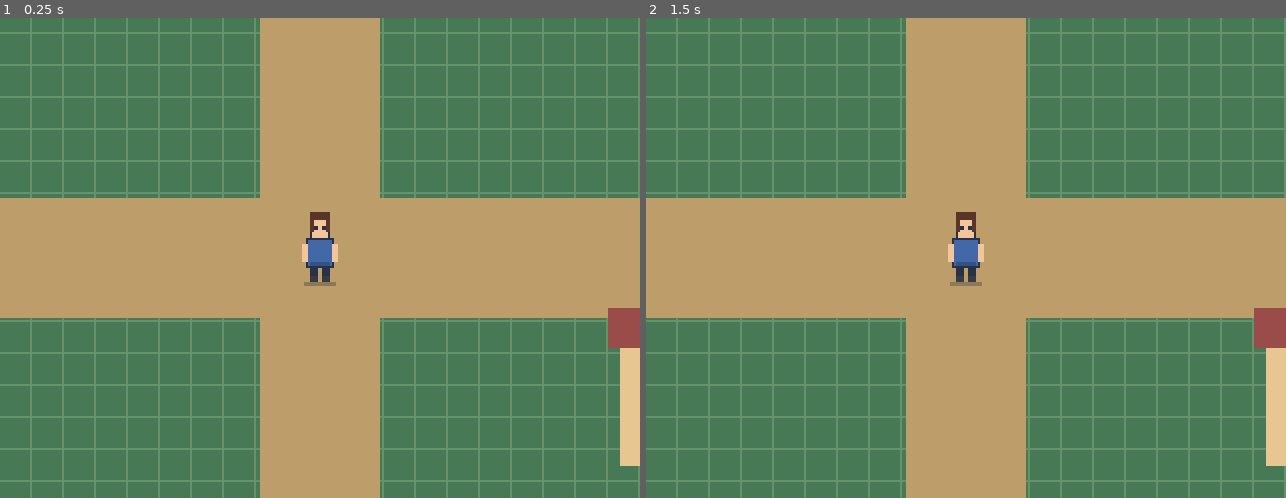
Above: before the commit, frames 1-2 (left to right).
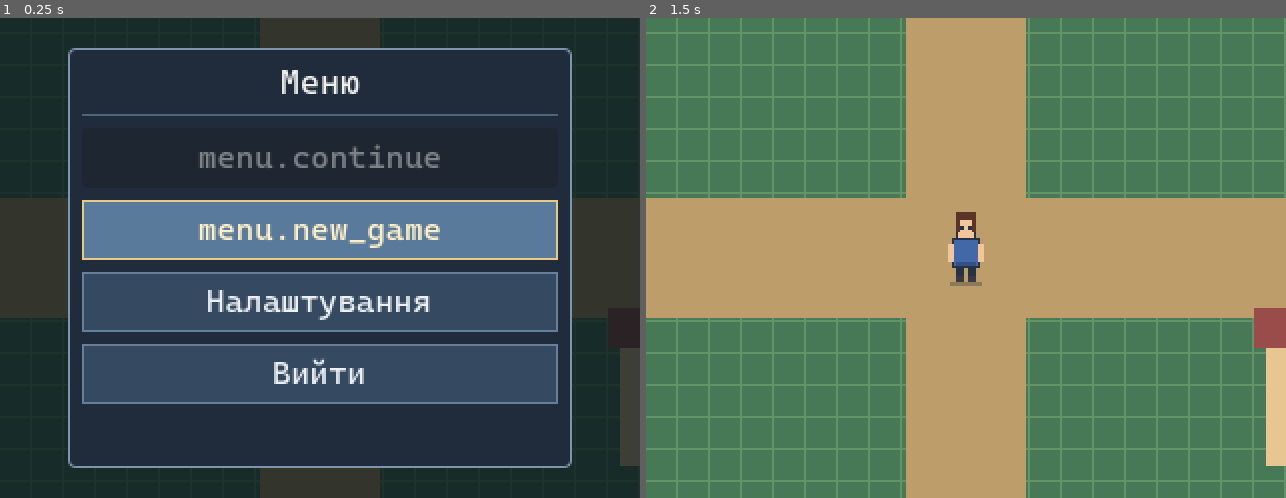
Above: after the commit, the same moments.

Repository: PylSerg/skyval-godot
Game: Godot game, scene res://prototype/camera_test.tscn
Same seed, same stepped clock (60 frames per second), same inputs: the game is played once before the commit and once after it.
Inputs (mouse positions are in pixels of both pictures, inside the frame that each line leads up to):
- Up to frame 1 (0.25 s): no input
- Up to frame 2 (1.5 s): click (966, 229) at 0.5 s, where only the run after the commit has a clickable "menu.new_game"; tap Enter at 1.25 s; move the mouse to (1106, 234) at 1.27 s; click (1106, 234) at 1.42 s

The runs differ from the first frame. In frame 1, 100% of the frame differs, in the area x 0-100%, y 0-100%; in frame 2, nothing differs.

Commit message:
Add startup menu, Continue and New Game with v1 save/load

Diff:
--- a/ui/game_menu.gd
+++ b/ui/game_menu.gd
@@ -8,6 +8,8 @@
 const NAV_DEBOUNCE_MS := 100
 const STICK_PRESS := 0.65
 const STICK_RELEASE := 0.42
+const SAVE_FILE := "user://skyval_save_v1.json"
+const MAIN_OPTIONS := ["menu.continue", "menu.new_game", "menu.settings", "menu.quit"]
 
 @onready var _creator: CanvasLayer = get_parent().get_node("CharacterCreator") as CanvasLayer
 
@@ -15,11 +17,16 @@
 var _font: FontFile
 var _opened: bool = false
 var _settings_open: bool = false
+var _confirm_new_game: bool = false
+var _session_started: bool = false
 var _selected_option: int = 0
 var _root: Control
 var _heading: Label
 var _main_panel: VBoxContainer
 var _settings_panel: VBoxContainer
+var _confirm_panel: VBoxContainer
+var _confirm_message: Label
+var _confirm_hint: Label
 var _menu_buttons: Array[Button] = []
 var _language_caption: Label
 var _language_value: Label
@@ -48,6 +55,8 @@
     _locale.connect("language_changed", Callable(self, "_refresh_text"))
     _root.hide()
     print("Skyval GameMenu: READY (Start=", JOY_BUTTON_START, ", R3=", JOY_BUTTON_RIGHT_STICK, ")")
+    # A fresh launch always shows a paused main menu before gameplay.
+    _set_open(true)
 
 
 func is_open() -> bool:
@@ -87,17 +96,21 @@
     # must not open the character creator behind the menu.
     match event.button_index:
         JOY_BUTTON_START, JOY_BUTTON_RIGHT_STICK:
-            _set_open(false)
+            if _session_started:
+                _set_open(false)
         JOY_BUTTON_B:
-            if _settings_open:
+            if _confirm_new_game:
+                _confirm_new_game = false
+                _refresh_text()
+            elif _settings_open:
                 _show_settings(false)
-            else:
+            elif _session_started:
                 _set_open(false)
         JOY_BUTTON_DPAD_UP:
-            if not _settings_open:
+            if not _settings_open and not _confirm_new_game:
                 _move_selection(-1)
         JOY_BUTTON_DPAD_DOWN:
-            if not _settings_open:
+            if not _settings_open and not _confirm_new_game:
                 _move_selection(1)
         JOY_BUTTON_DPAD_LEFT:
             if _settings_open:
@@ -106,7 +119,9 @@
             if _settings_open:
                 _change_language(1)
         JOY_BUTTON_A:
-            if _settings_open:
+            if _confirm_new_game:
+                _start_new_game()
+            elif _settings_open:
                 _change_language(1)
             else:
                 _activate_option(_selected_option)
@@ -148,8 +163,10 @@
 
 
 func _set_open(next_open: bool) -> void:
-    if _opened == next_open:
-        return
+    if _opened == next_open or (not next_open and not _session_started):
+        return
+    if next_open and _session_started:
+        _save_current_game() # Checkpoint when opening the in-game menu.
     _opened = next_open
     if next_open:
         # Take pause ownership before closing another UI layer.
@@ -159,7 +176,8 @@
 
     print("Skyval GameMenu: OPEN=", _opened)
     _settings_open = false
-    _selected_option = 0
+    _confirm_new_game = false
+    _selected_option = 0 if _session_started or _has_valid_save() else 1
     _last_navigation_ms = -10000
     _stick_direction.clear()
     _root.visible = next_open
@@ -185,18 +203,126 @@
 
 
 func _move_selection(direction: int) -> void:
-    _selected_option = posmod(_selected_option + direction, _menu_buttons.size())
+    var next_index: int = _selected_option
+    for step in range(_menu_buttons.size()):
+        next_index = posmod(next_index + direction, _menu_buttons.size())
+        if not _menu_buttons[next_index].disabled:
+            _selected_option = next_index
+            break
     _update_highlight()
 
 
 func _activate_option(index: int) -> void:
-    if not _opened:
+    if not _opened or index < 0 or index >= _menu_buttons.size():
+        return
+    if _menu_buttons[index].disabled:
         return
     match index:
-        0:
+        0: # Continue: load on launch, resume when already in the game.
+            _continue_game()
+        1: # New game: ask before replacing an existing save.
+            if _has_valid_save():
+                _confirm_new_game = true
+                _refresh_text()
+            else:
+                _start_new_game()
+        2:
             _show_settings(true)
-        1:
+        3:
+            if _session_started:
+                _save_current_game()
             get_tree().quit()
+
+
+func _get_player() -> CharacterBody2D:
+    var world: Node = get_tree().current_scene
+    if world == null:
+        return null
+    return world.get_node_or_null("Player") as CharacterBody2D
+
+
+func _read_save() -> Dictionary:
+    if not FileAccess.file_exists(SAVE_FILE):
+        return {}
+    var parsed: Variant = JSON.parse_string(FileAccess.get_file_as_string(SAVE_FILE))
+    if not parsed is Dictionary:
+        return {}
+    var data: Dictionary = parsed
+    if data.get("version", -1) != 1:
+        return {}
+    var position_data: Variant = data.get("player_position")
+    if not position_data is Array or position_data.size() != 2:
+        return {}
+    for coord in position_data:
+        if typeof(coord) != TYPE_FLOAT and typeof(coord) != TYPE_INT:
+            return {}
+    return data
+
+
+func _has_valid_save() -> bool:
+    return not _read_save().is_empty()
+
+
+func _save_current_game() -> bool:
+    var player: CharacterBody2D = _get_player()
+    if player == null:
+        return false
+    var data: Dictionary = {
+        "version": 1,
+        "player_position": [player.global_position.x, player.global_position.y],
+        "appearance": {},
+    }
+    var avatar: Node = player.get_node_or_null("CharacterVisual")
+    if avatar != null and avatar.has_method("get_save_state"):
+        data["appearance"] = avatar.call("get_save_state")
+    var file: FileAccess = FileAccess.open(SAVE_FILE, FileAccess.WRITE)
+    if file == null:
+        push_warning("Skyval: could not write save file: %s" % error_string(FileAccess.get_open_error()))
+        return false
+    file.store_string(JSON.stringify(data))
+    file.flush()
+    file.close()
+    return true
+
+
+func _load_saved_game() -> bool:
+    var data: Dictionary = _read_save()
+    var player: CharacterBody2D = _get_player()
+    if data.is_empty() or player == null:
+        return false
+    var pos: Array = data["player_position"]
+    var bounds: Rect2 = player.get("world_bounds")
+    var restored: Vector2 = Vector2(float(pos[0]), float(pos[1]))
+    player.global_position = restored.clamp(bounds.position + Vector2(8.0, 14.0), bounds.end - Vector2(8.0, 14.0))
+    player.velocity = Vector2.ZERO
+    var avatar: Node = player.get_node_or_null("CharacterVisual")
+    var appearance_data: Variant = data.get("appearance", {})
+    if avatar != null and avatar.has_method("apply_save_state") and appearance_data is Dictionary:
+        avatar.call("apply_save_state", appearance_data)
+    return true
+
+
+func _continue_game() -> void:
+    if not _session_started:
+        if not _load_saved_game():
+            push_warning("Skyval: saved game is missing or invalid.")
+            _refresh_text()
+            return
+        _session_started = true
+    _set_open(false)
+
+
+func _start_new_game() -> void:
+    var player: CharacterBody2D = _get_player()
+    if player == null:
+        push_error("Skyval: Player missing; cannot start a new game.")
+        return
+    if player.has_method("reset_for_new_game"):
+        player.call("reset_for_new_game")
+    _session_started = true
+    _confirm_new_game = false
+    _save_current_game()
+    _set_open(false)
 
 
 func _change_language(direction: int) -> void:
@@ -220,23 +346,23 @@
     _root.add_child(shade)
 
     var panel := PanelContainer.new()
-    panel.position = Vector2(40, 33)
-    panel.custom_minimum_size = Vector2(240, 174)
-    panel.size = Vector2(240, 174)
+    panel.position = Vector2(34, 15)
+    panel.custom_minimum_size = Vector2(252, 210)
+    panel.size = Vector2(252, 210)
     _root.add_child(panel)
     var panel_style := StyleBoxFlat.new()
     panel_style.bg_color = Color("#202c3c")
     panel_style.border_color = Color("#7e95ae")
     panel_style.set_border_width_all(1)
     panel_style.set_corner_radius_all(3)
-    panel_style.set_content_margin_all(10)
+    panel_style.set_content_margin_all(7)
     panel.add_theme_stylebox_override("panel", panel_style)
 
     var stack := VBoxContainer.new()
-    stack.add_theme_constant_override("separation", 10)
+    stack.add_theme_constant_override("separation", 6)
     panel.add_child(stack)
 
-    _heading = _label(19)
+    _heading = _label(17)
     _heading.horizontal_alignment = HORIZONTAL_ALIGNMENT_CENTER
     stack.add_child(_heading)
 
@@ -247,11 +373,11 @@
     stack.add_child(divider)
 
     _main_panel = VBoxContainer.new()
-    _main_panel.add_theme_constant_override("separation", 10)
+    _main_panel.add_theme_constant_override("separation", 6)
     stack.add_child(_main_panel)
-    for i in range(2):
+    for i in range(MAIN_OPTIONS.size()):
         var option := _button()
-        option.custom_minimum_size.y = 32
+        option.custom_minimum_size.y = 30
         option.pressed.connect(_activate_option.bind(i))
         _main_panel.add_child(option)
         _menu_buttons.append(option)
@@ -285,6 +411,21 @@
     next_button.custom_minimum_size = Vector2(25, 29)
     next_button.pressed.connect(_change_language.bind(1))
     language_row.add_child(next_button)
+
+    # Confirmation is kept inside the same panel, with no Back buttons.
+    _confirm_panel = VBoxContainer.new()
+    _confirm_panel.add_theme_constant_override("separation", 12)
+    stack.add_child(_confirm_panel)
+
+    _confirm_message = _label(15)
+    _confirm_message.autowrap_mode = TextServer.AUTOWRAP_WORD_SMART
+    _confirm_message.custom_minimum_size.y = 65
+    _confirm_panel.add_child(_confirm_message)
+
+    _confirm_hint = _label(12)
+    _confirm_hint.horizontal_alignment = HORIZONTAL_ALIGNMENT_CENTER
+    _confirm_hint.autowrap_mode = TextServer.AUTOWRAP_WORD_SMART
+    _confirm_panel.add_child(_confirm_hint)
 
     _refresh_text()
 
@@ -344,11 +485,17 @@
 func _refresh_text() -> void:
     if _heading == null:
         return
-    _heading.text = _tr("settings.title") if _settings_open else _tr("menu.title")
-    _menu_buttons[0].text = _tr("menu.settings")
-    _menu_buttons[1].text = _tr("menu.quit")
+    _heading.text = _tr("menu.new_game") if _confirm_new_game else (_tr("settings.title") if _settings_open else _tr("menu.title"))
+    for index in range(MAIN_OPTIONS.size()):
+        _menu_buttons[index].text = _tr(str(MAIN_OPTIONS[index]))
+    _menu_buttons[0].disabled = not _session_started and not _has_valid_save()
+    if _menu_buttons[_selected_option].disabled:
+        _selected_option = 1
     _language_caption.text = _tr("settings.language")
     _language_value.text = _tr("settings.language.en") if str(_locale.get("language")) == "en" else _tr("settings.language.uk")
-    _main_panel.visible = not _settings_open
+    _confirm_message.text = _tr("menu.replace_save")
+    _confirm_hint.text = _tr("menu.confirm_hint")
+    _main_panel.visible = not _settings_open and not _confirm_new_game
     _settings_panel.visible = _settings_open
+    _confirm_panel.visible = _confirm_new_game
     _update_highlight()
